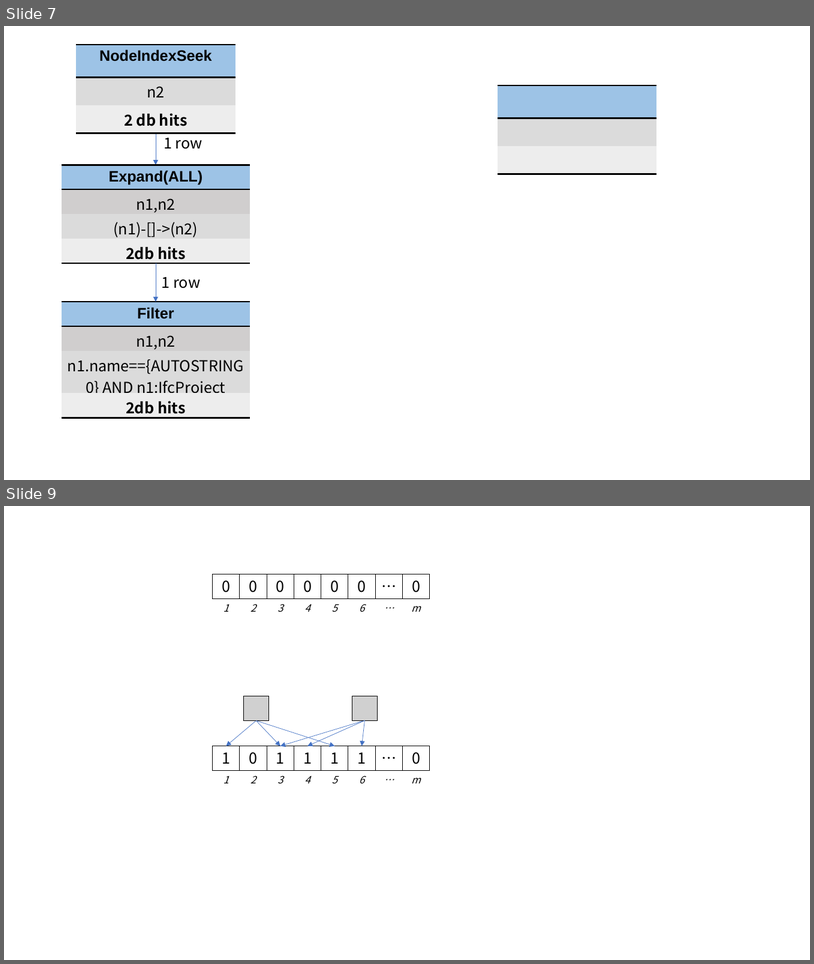
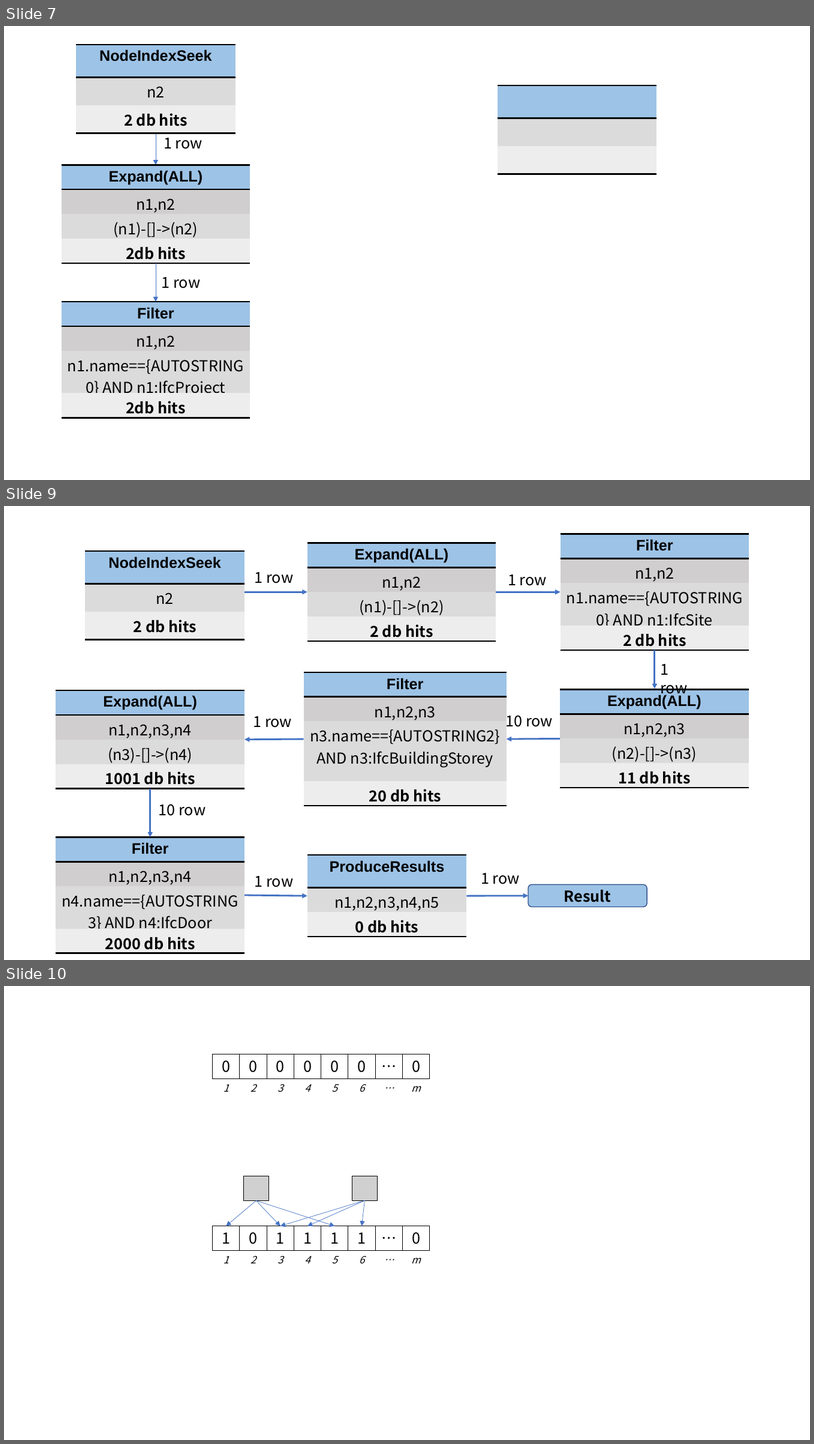
Before and after one commit to yayadi23/BIM, a slide deck: 毕业论文资料/毕业论文图.pptx. Shown one above the other, each under a label of ours: slides 7 and 9 before the commit, slides 7, 9 and 10 after it; the slides between them are not shown. The pictures are 814x964 and 814x1444 pixels, drawn with LibreOffice and Linux fonts; fonts in the diff are those of the drawing; grey boxes stand for pictures. Boxes give left, top, right and bottom in pixels: in the first picture for what was removed or moved away, otherwise in the second. Text is boxed around its words. In the diff, an @@ line names an element or a change of style, - is before the commit and + after.

```diff
--- a/毕业论文资料/毕业论文图.pptx
+++ b/毕业论文资料/毕业论文图.pptx
@@ slide 9 added at (x1=4, y1=506, x2=810, y2=960), background #FFFFFF @@
@@ table added at (x1=561, y1=534, x2=749, y2=650), 4 rows, 1 columns @@
+Filter
+n1,n2
+n1.name=={AUTOSTRING0} AND n1:IfcSite
+2 db hits
@@ table added at (x1=85, y1=552, x2=244, y2=635), 3 rows, 1 columns @@
+NodeIndexSeek
+n2
+2 db hits
@@ table added at (x1=308, y1=543, x2=497, y2=641), 4 rows, 1 columns @@
+Expand(ALL)
+n1,n2
+(n1)-[]->(n2)
+2 db hits
@@ text added at (x1=255, y1=572, x2=293, y2=583), 18 pt, text #000000 @@
+1 row
@@ text added at (x1=508, y1=574, x2=547, y2=586), 18 pt, text #000000 @@
+1 row
@@ arrow added from (245, 592) to (308, 592), #4472C4 2 pt @@
@@ arrow added from (497, 592) to (561, 592), #4472C4 2 pt @@
@@ arrow added from (655, 650) to (655, 688), #4472C4 2 pt @@
@@ text added at (x1=660, y1=664, x2=687, y2=697), 18 pt, text #000000 @@
+1 row
@@ table added at (x1=304, y1=672, x2=507, y2=805), 4 rows, 1 columns @@
+Filter
+n1,n2,n3
+n3.name=={AUTOSTRING2} AND n3:IfcBuildingStorey
+20 db hits
@@ table added at (x1=56, y1=691, x2=245, y2=790), 4 rows, 1 columns @@
+Expand(ALL)
+n1,n2,n3,n4
+(n3)-[]->(n4)
+1001 db hits
@@ table added at (x1=561, y1=690, x2=749, y2=787), 4 rows, 1 columns @@
+Expand(ALL)
+n1,n2,n3
+(n2)-[]->(n3)
+11 db hits
@@ text added at (x1=253, y1=716, x2=292, y2=727), 18 pt, text #000000 @@
+1 row
@@ text added at (x1=506, y1=711, x2=553, y2=727), 18 pt, text #000000 @@
+10 row
@@ arrow added from (304, 739) to (245, 739), #4472C4 2 pt @@
@@ arrow added from (561, 738) to (507, 739), #4472C4 2 pt @@
@@ arrow added from (150, 789) to (150, 837), #4472C4 2 pt @@
@@ text added at (x1=159, y1=804, x2=206, y2=816), 18 pt, text #000000 @@
+10 row
@@ table added at (x1=56, y1=837, x2=245, y2=955), 4 rows, 1 columns @@
+Filter
+n1,n2,n3,n4
+n4.name=={AUTOSTRING3} AND n4:IfcDoor
+2000 db hits
@@ table added at (x1=308, y1=855, x2=467, y2=937), 3 rows, 1 columns @@
+ProduceResults
+n1,n2,n3,n4,n5
+0 db hits
@@ text added at (x1=255, y1=876, x2=293, y2=887), 18 pt, text #000000 @@
+1 row
@@ text added at (x1=481, y1=873, x2=520, y2=884), 18 pt, text #000000 @@
+1 row
@@ arrow added from (245, 895) to (308, 895), #4472C4 2 pt @@
@@ arrow added from (467, 895) to (528, 895), #4472C4 2 pt @@
@@ rounded rectangle added at (x1=528, y1=884, x2=648, y2=906), fill #9DC3E6, outline #325491 1 pt, 18 pt, text #000000, bold @@
+Result
@@ what was slide 9 is now slide 10 @@
```
Also in this commit, not shown: 1 slide changed, 1 other slide added, 4 other files.
